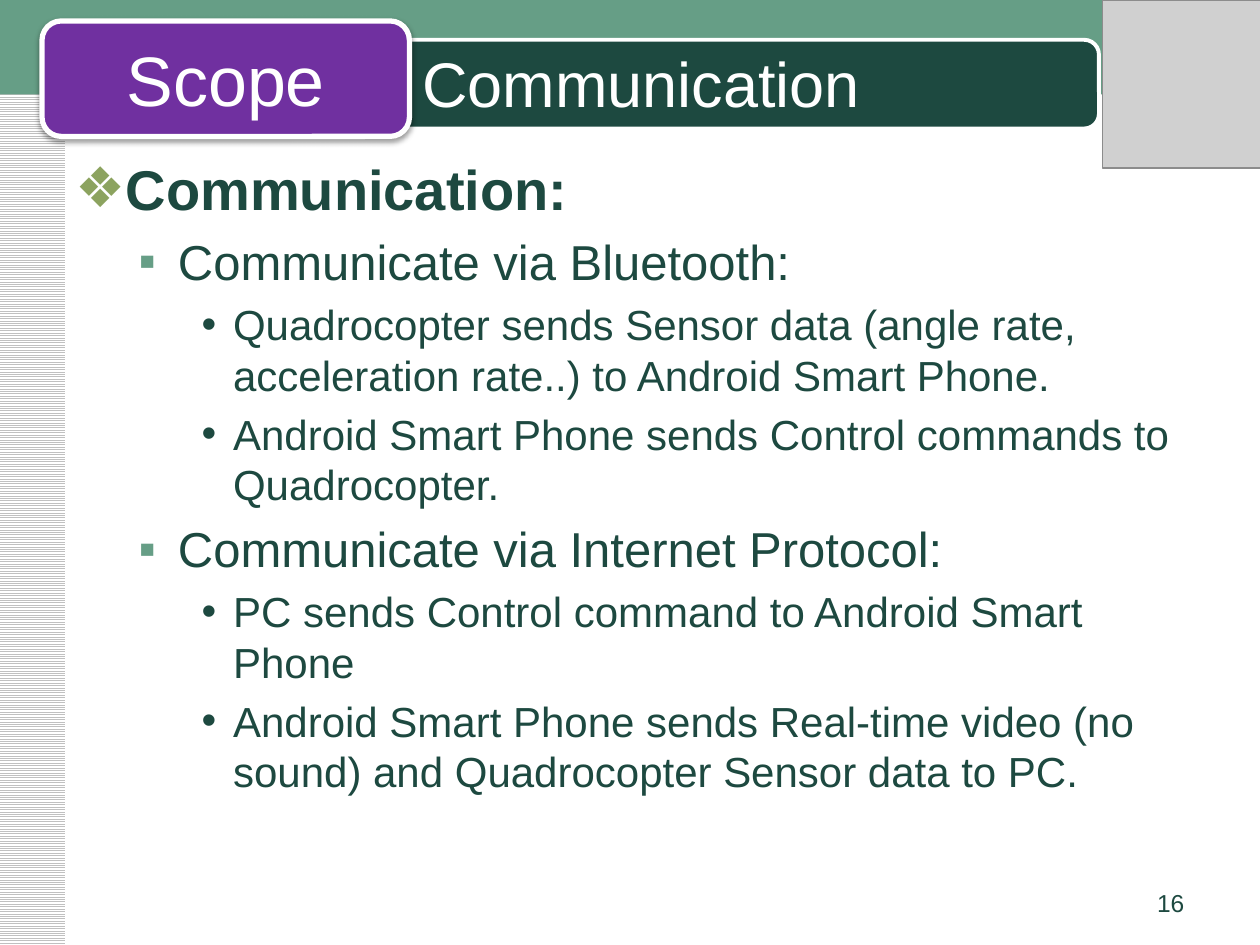
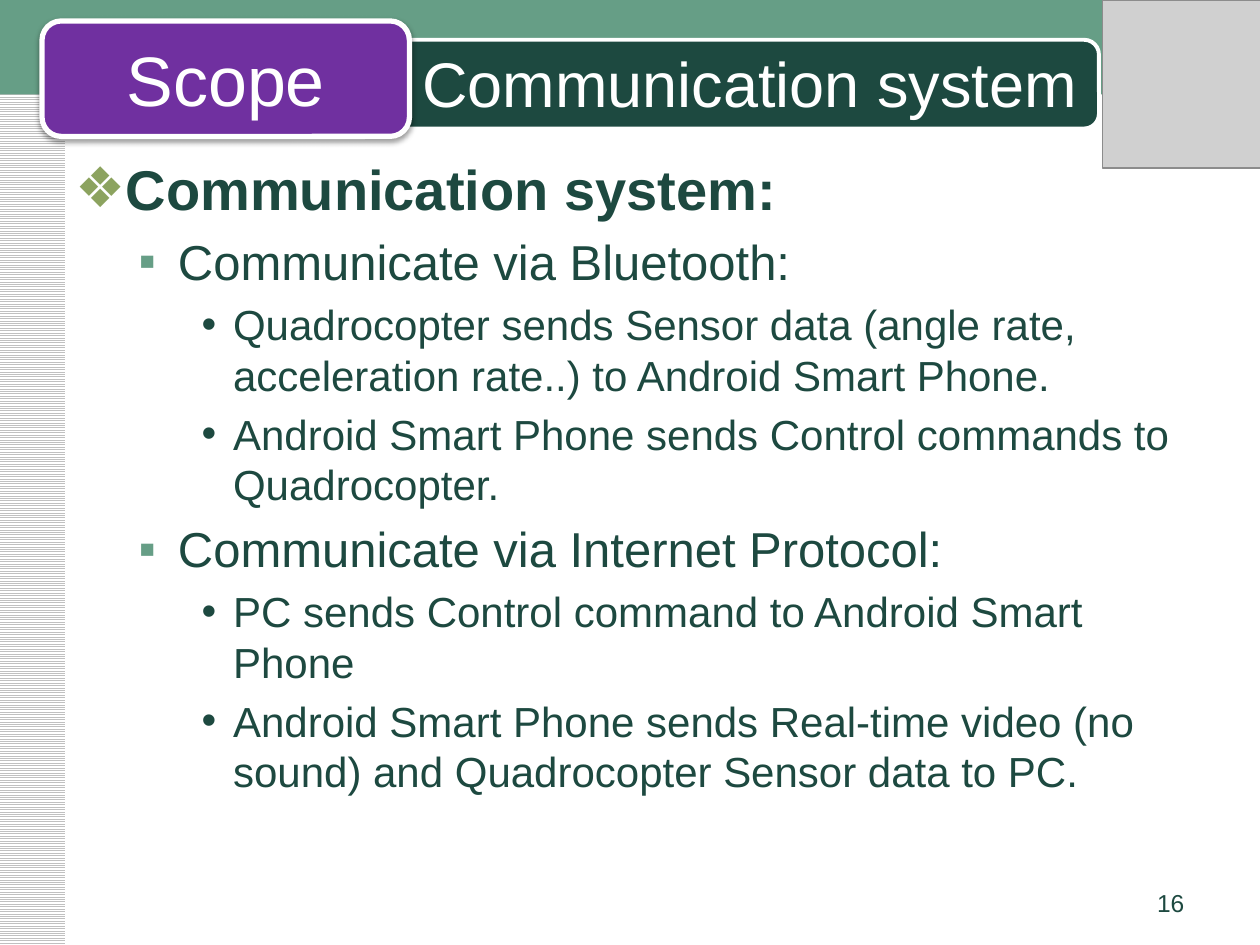
Before and after one commit to phong1990/fufo-innovation, a slide deck: slide 16 of Document/03.Requirement/FUFO_Scope_pptx.pptx. Drawn at 1260x945 pixels with LibreOffice and Linux fonts; fonts in the diff are those of the drawing; grey boxes stand for pictures. Boxes give left, top, right and bottom in pixels: in the first picture for what was removed or moved away, otherwise in the second. Text is boxed around its words. In the diff, an @@ line names an element or a change of style, - is before the commit and + after.

```diff
--- a/Document/03.Requirement/FUFO_Scope_pptx.pptx
+++ b/Document/03.Requirement/FUFO_Scope_pptx.pptx
@@ title at (422,61,1076,119): text changed @@
-Communication
+Communication system
@@ text at (126,169,776,221): text changed @@
-❖ Communication:
+❖ Communication system:
```
Also in this commit, not shown: 8 other slides changed, 1 other file.
